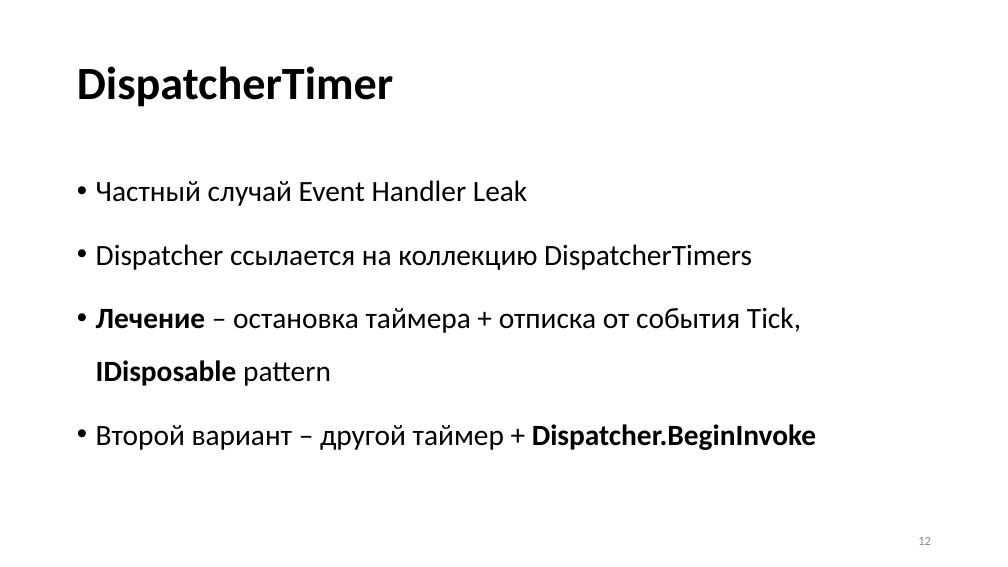
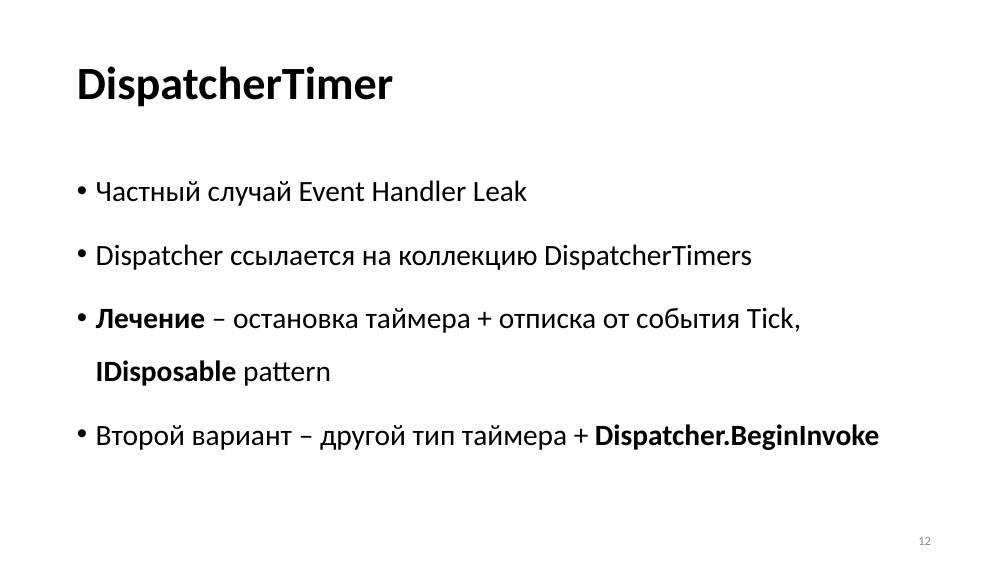
Before and after one commit to Talrandel/MemoryLeak, a slide deck: slide 12 of Утечки памяти.pptx. Drawn at 1008x567 pixels with LibreOffice and Linux fonts; fonts in the diff are those of the drawing. Boxes give left, top, right and bottom in pixels: in the first picture for what was removed or moved away, otherwise in the second. Text is boxed around its words. In the diff, an @@ line names an element or a change of style, - is before the commit and + after.

```diff
--- a/Утечки памяти.pptx
+++ b/Утечки памяти.pptx
@@ text at box(96, 424, 880, 450): text changed @@
-• Второй вариант – другой таймер + Dispatcher.BeginInvoke
+• Второй вариант – другой тип таймера + Dispatcher.BeginInvoke
```
Also in this commit, not shown: 3 other slides changed, 7 other files.
